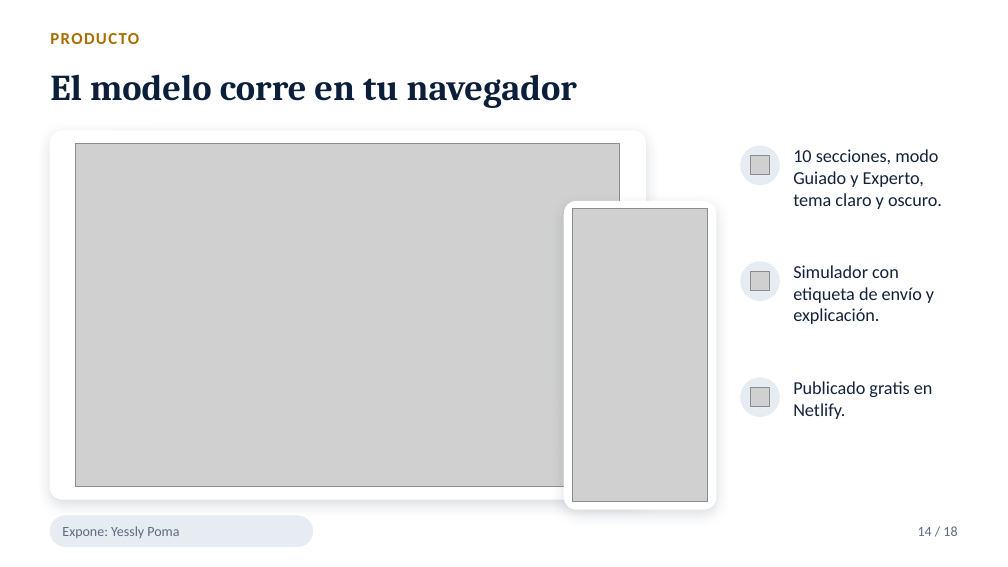
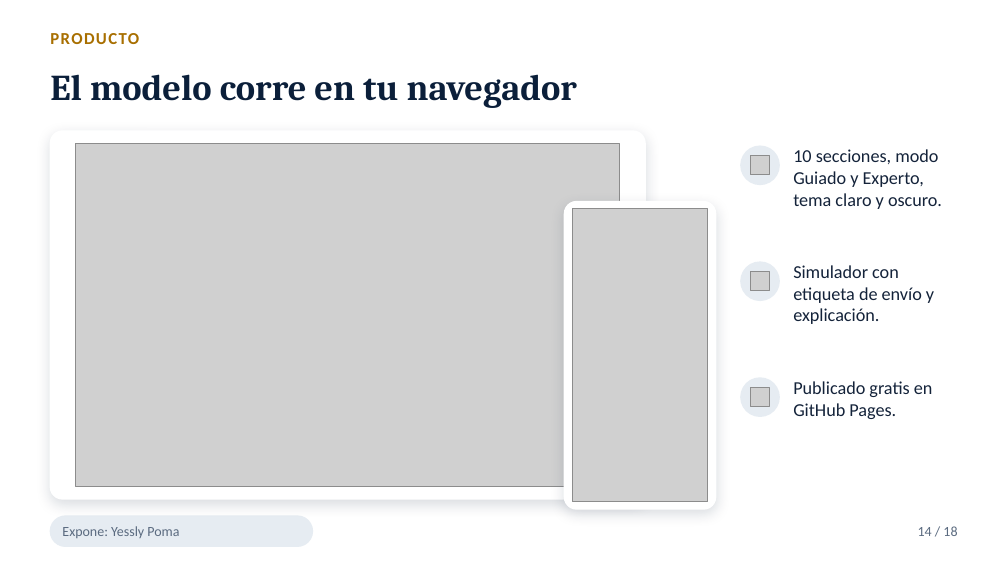
Before and after one commit to RedSteinYT/datasmart-olist, a slide deck: slide 14 of docs/Presentacion_DataSmart_Grupo4.pptx. Drawn at 1008x567 pixels with LibreOffice and Linux fonts; fonts in the diff are those of the drawing; grey boxes stand for pictures; background and template pictures are left out. Boxes give left, top, right and bottom in pixels: in the first picture for what was removed or moved away, otherwise in the second. Text is boxed around its words. In the diff, an @@ line names an element or a change of style, - is before the commit and + after.

```diff
--- a/docs/Presentacion_DataSmart_Grupo4.pptx
+++ b/docs/Presentacion_DataSmart_Grupo4.pptx
@@ text at (793, 381, 933, 419): text changed @@
-Publicado gratis en Netlify.
+Publicado gratis en GitHub Pages.
```
Also in this commit, not shown: 3 other slides changed, 4 other files.
